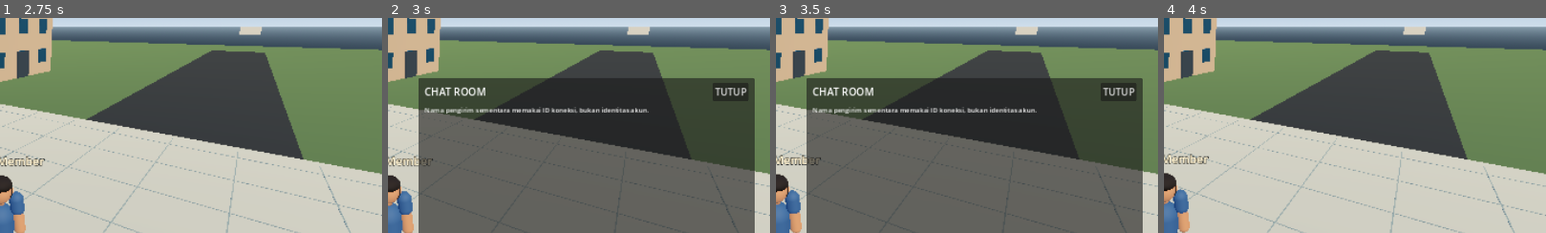
Above: before the commit, frames 1-4 (left to right).
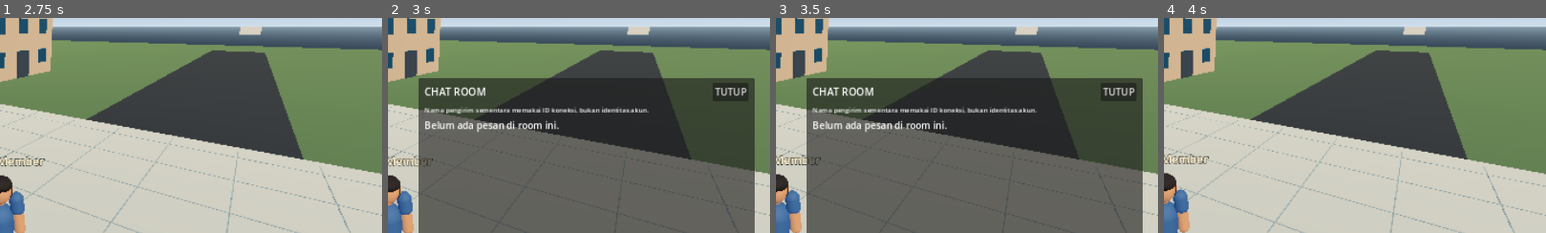
Above: after the commit, the same moments.

Repository: itok1234/FAMILY-COLONY
Game: Godot game, scene res://scenes/world.tscn
Same seed, same stepped clock (60 frames per second), same inputs: the game is played once before the commit and once after it.
Inputs (mouse positions are % of the whole screen's width and height, from its top left):
- Up to frame 1 (2.75 s): drag from (16, 83) to (60, 28) at 0.52 s; drag from (30, 55) to (45, 70) at 1.27 s; click "Grafis: Otomatis" at 2 s
- Up to frame 2 (3 s): click "CHAT ROOM" at 2.75 s
- Up to frame 3 (3.5 s): no input
- Up to frame 4 (4 s): click "TUTUP" at 3.5 s
The pictures show only the part of the screen within x 50-100%, y 29-79%; the shares and areas given below are measured in that part.

Frame 1 is identical in both runs. In frame 2, 0.8% of the frame differs, in the area x 9-45%, y 47-53%; in frame 3, 0.8%; in frame 4, nothing differs.

Commit message:
Polish room chat empty and error states

Diff:
--- a/godot_world/scripts/chat_manager.gd
+++ b/godot_world/scripts/chat_manager.gd
@@ -120,6 +120,7 @@
 var _chat_input: LineEdit
 var _chat_error_label: Label
 var _chat_toggle: Button
+var _chat_empty_label: Label
 
 
 func _build_chat_hud() -> void:
@@ -197,6 +198,10 @@
 	_chat_log.size_flags_horizontal = Control.SIZE_EXPAND_FILL
 	_chat_log.add_theme_constant_override("separation", 4)
 	_chat_scroll.add_child(_chat_log)
+	_chat_empty_label = Label.new()
+	_chat_empty_label.text = "Belum ada pesan di room ini."
+	_chat_empty_label.autowrap_mode = TextServer.AUTOWRAP_WORD_SMART
+	_chat_log.add_child(_chat_empty_label)
 
 	_chat_error_label = Label.new()
 	_chat_error_label.autowrap_mode = TextServer.AUTOWRAP_WORD_SMART
@@ -242,6 +247,8 @@
 
 
 func _on_message_received(message: Dictionary) -> void:
+	if is_instance_valid(_chat_error_label):
+		_chat_error_label.visible = false
 	_append_message_to_hud(message)
 
 
@@ -255,6 +262,8 @@
 func _append_message_to_hud(message: Dictionary) -> void:
 	if not is_instance_valid(_chat_log):
 		return
+	if is_instance_valid(_chat_empty_label):
+		_chat_empty_label.visible = false
 	var line := Label.new()
 	line.autowrap_mode = TextServer.AUTOWRAP_WORD_SMART
 	line.size_flags_horizontal = Control.SIZE_EXPAND_FILL
